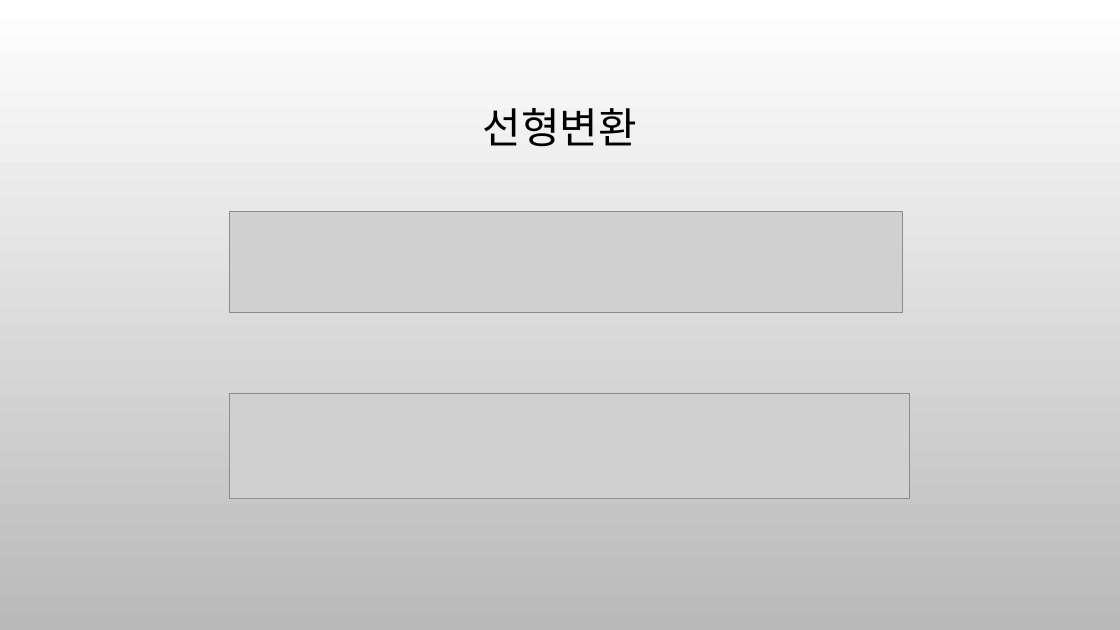
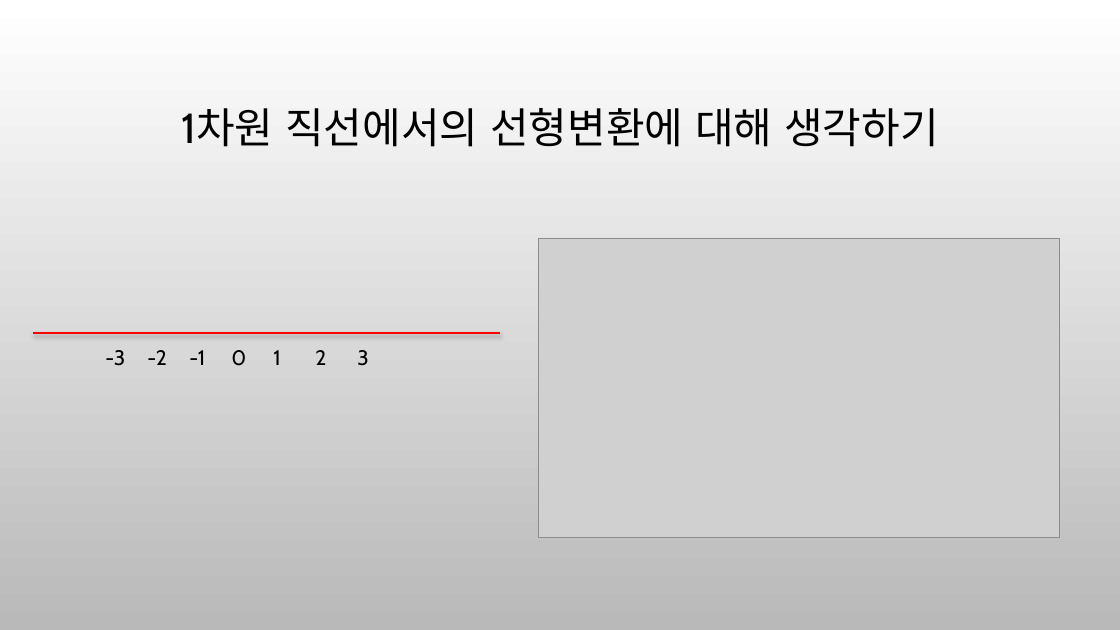
Before and after one commit to ancestor9/mathematics-for-machine-learning, a slide deck: slide 3 of 4_Matrix_vectors.pptx. Drawn at 1120x630 pixels with LibreOffice and Linux fonts; fonts in the diff are those of the drawing; grey boxes stand for pictures; background and template pictures are left out. Boxes give left, top, right and bottom in pixels: in the first picture for what was removed or moved away, otherwise in the second. Text is boxed around its words. In the diff, an @@ line names an element or a change of style, - is before the commit and + after.

```diff
--- a/4_Matrix_vectors.pptx
+++ b/4_Matrix_vectors.pptx
@@ title at (181, 108, 939, 147): text changed @@
-선형변환
+1차원 직선에서의 선형변환에 대해 생각하기
@@ picture removed at (229, 212, 903, 313) @@
@@ picture added at (539, 238, 1060, 537) @@
@@ line added from (34, 334) to (501, 334), #FF0000 1.75 pt @@
@@ text added at (105, 350, 368, 366), 18 pt, text #000000 @@
+-3 -2 -1 0 1 2 3
@@ picture removed at (229, 393, 910, 499) @@
```
Also in this commit, not shown: 1 other slide changed, 7 slides added.
